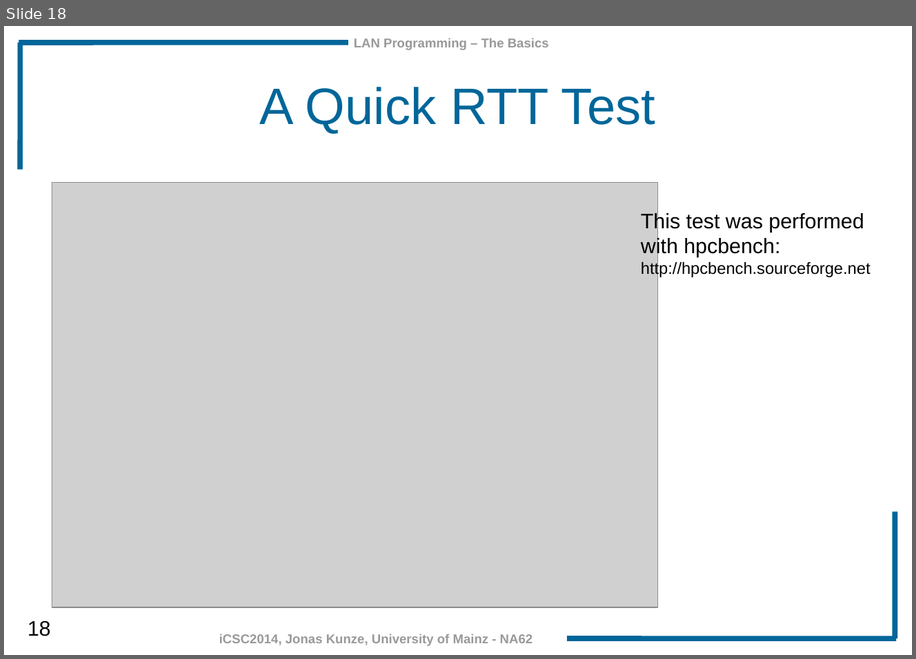
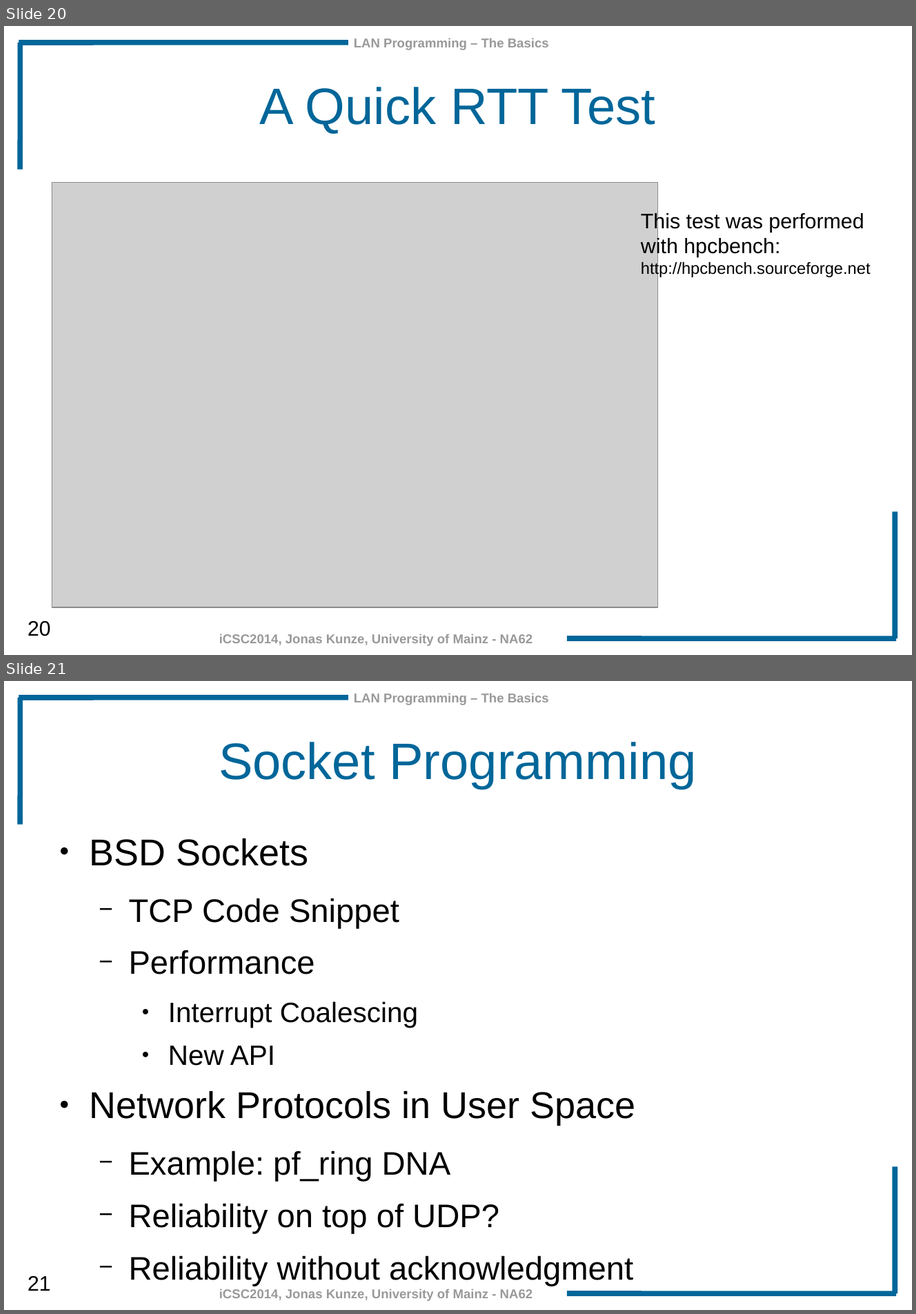
Before and after one commit to JonasKunze/icsc2014, a slide deck: iCSC-2014-LAN_Programming_Basics.odp. Shown one above the other, each under a label of ours: slide 18 before the commit, slides 20 and 21 after it. The pictures are 916x659 and 916x1314 pixels, drawn with LibreOffice and Linux fonts; fonts in the diff are those of the drawing; grey boxes stand for pictures; background and template pictures are left out. Boxes give left, top, right and bottom in pixels: in the first picture for what was removed or moved away, otherwise in the second. Text is boxed around its words. In the diff, an @@ line names an element or a change of style, - is before the commit and + after.

Commit message:
Interrupt coalescing added

```diff
--- a/iCSC-2014-LAN_Programming_Basics.odp
+++ b/iCSC-2014-LAN_Programming_Basics.odp
@@ slide 21 added at (4, 681, 912, 1310), background #FFFFFF; not listed: 7 template elements that a slide beside it also shows @@
@@ title added at (219, 742, 696, 789), 44 pt, text #006699 @@
+Socket Programming
@@ text added at (89, 838, 635, 1285), 28 pt, text #000000 @@
+● BSD Sockets
+  − TCP Code Snippet
+  − Performance
+    ● Interrupt Coalescing
+    ● New API
+● Network Protocols in User Space
+  − Example: pf_ring DNA
+  − Reliability on top of UDP?
+  − Reliability without acknowledgment
@@ what was slide 18 is now slide 20 @@
@@ page number at (27, 620, 51, 636): text changed @@
-18
+20
```
Also in this commit, not shown: 7 slides changed, 3 other slides added, 1 slide removed.
